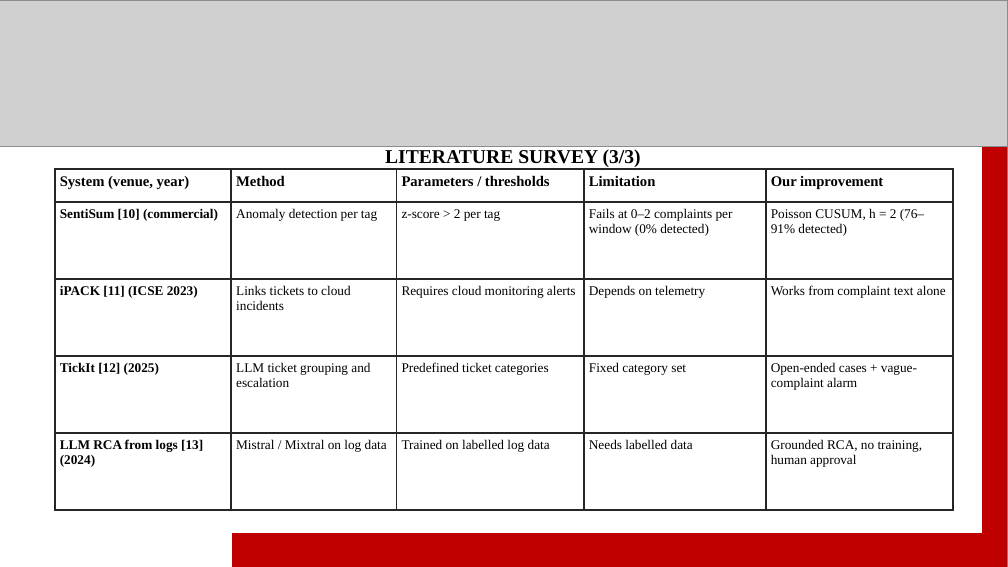
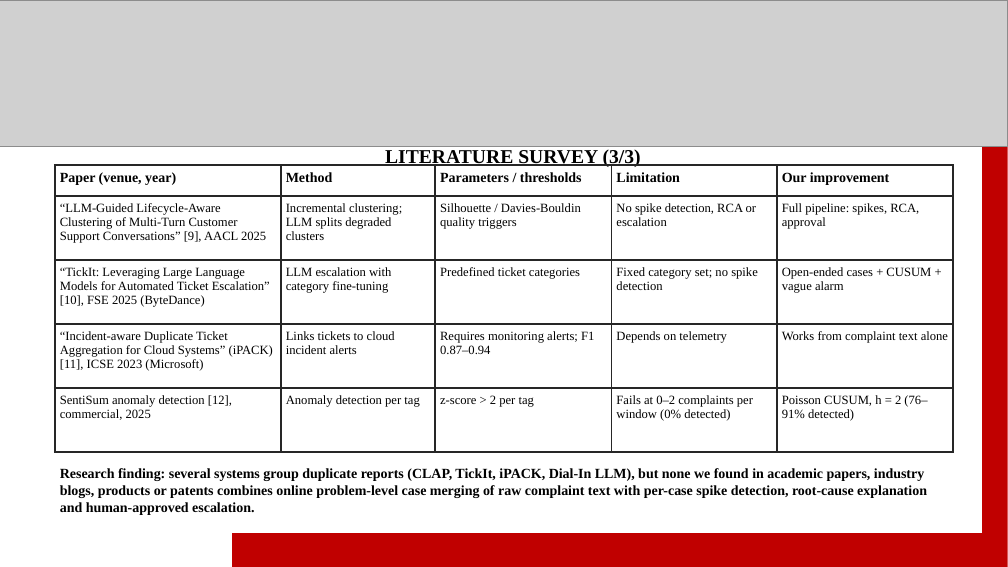
Before and after one commit to sanyyyyoo/InsightDesk, a slide deck: slide 6 of reports/ppt/InsightDesk_final.pptx. Drawn at 1008x567 pixels with LibreOffice and Linux fonts; fonts in the diff are those of the drawing; grey boxes stand for pictures. Boxes give left, top, right and bottom in pixels: in the first picture for what was removed or moved away, otherwise in the second. Text is boxed around its words. In the diff, an @@ line names an element or a change of style, - is before the commit and + after.

```diff
--- a/reports/ppt/InsightDesk_final.pptx
+++ b/reports/ppt/InsightDesk_final.pptx
@@ table at (54, 165, 953, 452) @@
-row 1, column 1: System (venue, year)
+row 1, column 1: Paper (venue, year)
-row 2: SentiSum [10] (commercial) | Anomaly detection per tag | z-score > 2 per tag | Fails at 0–2 complaints per window (0% detected) | Poisson CUSUM, h = 2 (76–91% detected)
+row 2: “LLM-Guided Lifecycle-Aware Clustering of Multi-Turn Customer Support Conversations” [9], AACL 2025 | Incremental clustering; LLM splits degraded clusters | Silhouette / Davies-Bouldin quality triggers | No spike detection, RCA or escalation | Full pipeline: spikes, RCA, approval
-row 3: iPACK [11] (ICSE 2023) | Links tickets to cloud incidents | Requires cloud monitoring alerts | Depends on telemetry | Works from complaint text alone
+row 3: “TickIt: Leveraging Large Language Models for Automated Ticket Escalation” [10], FSE 2025 (ByteDance) | LLM escalation with category fine-tuning | Predefined ticket categories | Fixed category set; no spike detection | Open-ended cases + CUSUM + vague alarm
-row 4: TickIt [12] (2025) | LLM ticket grouping and escalation | Predefined ticket categories | Fixed category set | Open-ended cases + vague-complaint alarm
+row 4: “Incident-aware Duplicate Ticket Aggregation for Cloud Systems” (iPACK) [11], ICSE 2023 (Microsoft) | Links tickets to cloud incident alerts | Requires monitoring alerts; F1 0.87–0.94 | Depends on telemetry | Works from complaint text alone
-row 5: LLM RCA from logs [13] (2024) | Mistral / Mixtral on log data | Trained on labelled log data | Needs labelled data | Grounded RCA, no training, human approval
+row 5: SentiSum anomaly detection [12], commercial, 2025 | Anomaly detection per tag | z-score > 2 per tag | Fails at 0–2 complaints per window (0% detected) | Poisson CUSUM, h = 2 (76–91% detected)
@@ size 10.5 to 10 pt in "Method", "Parameters / thresholds", "Limitation", "Our improvement" @@
@@ text added at (60, 468, 927, 515), 10 pt, text #000000, bold @@
+Research finding: several systems group duplicate reports (CLAP, TickIt, iPACK, Dial-In LLM), but none we found in academic papers, industry blogs, products or patents combines online problem-level case merging of raw complaint text with per-case spike detection, root-cause explanation and human-approved escalation.
```
Also in this commit, not shown: 5 other slides changed, 2 other files.
